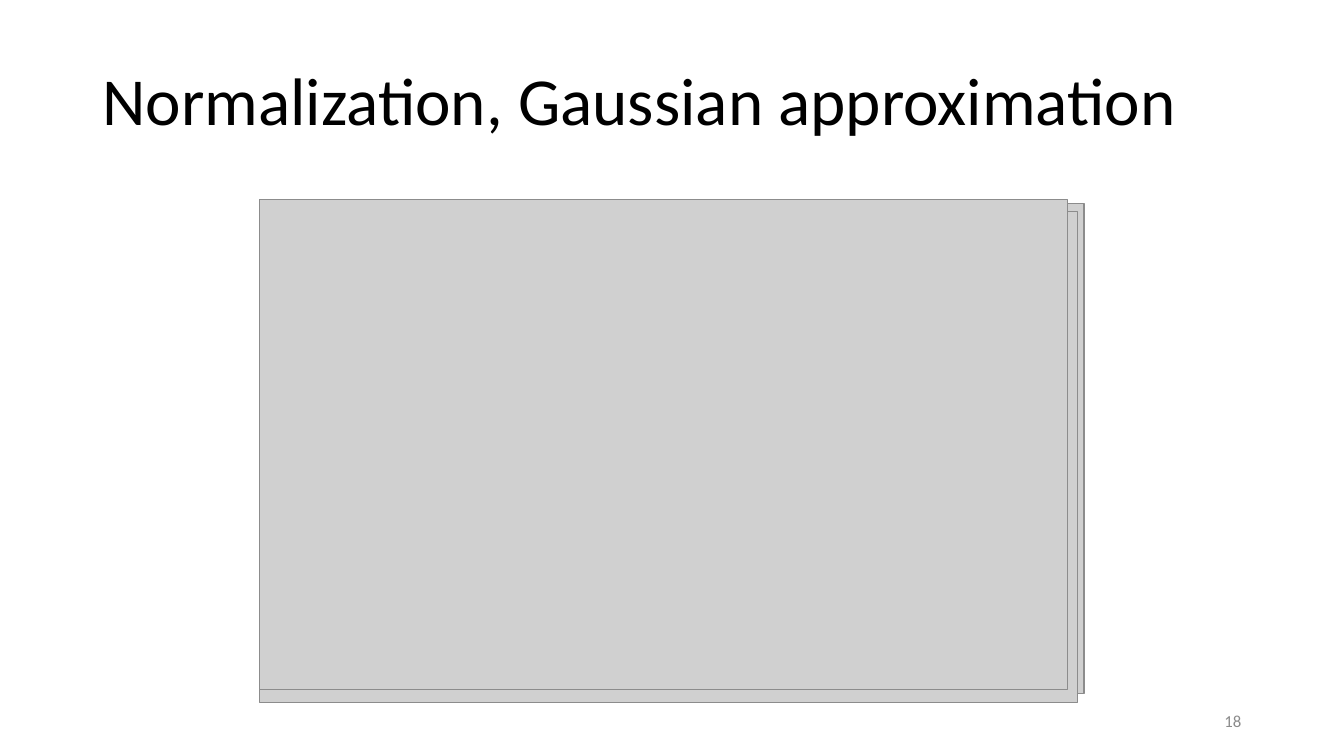
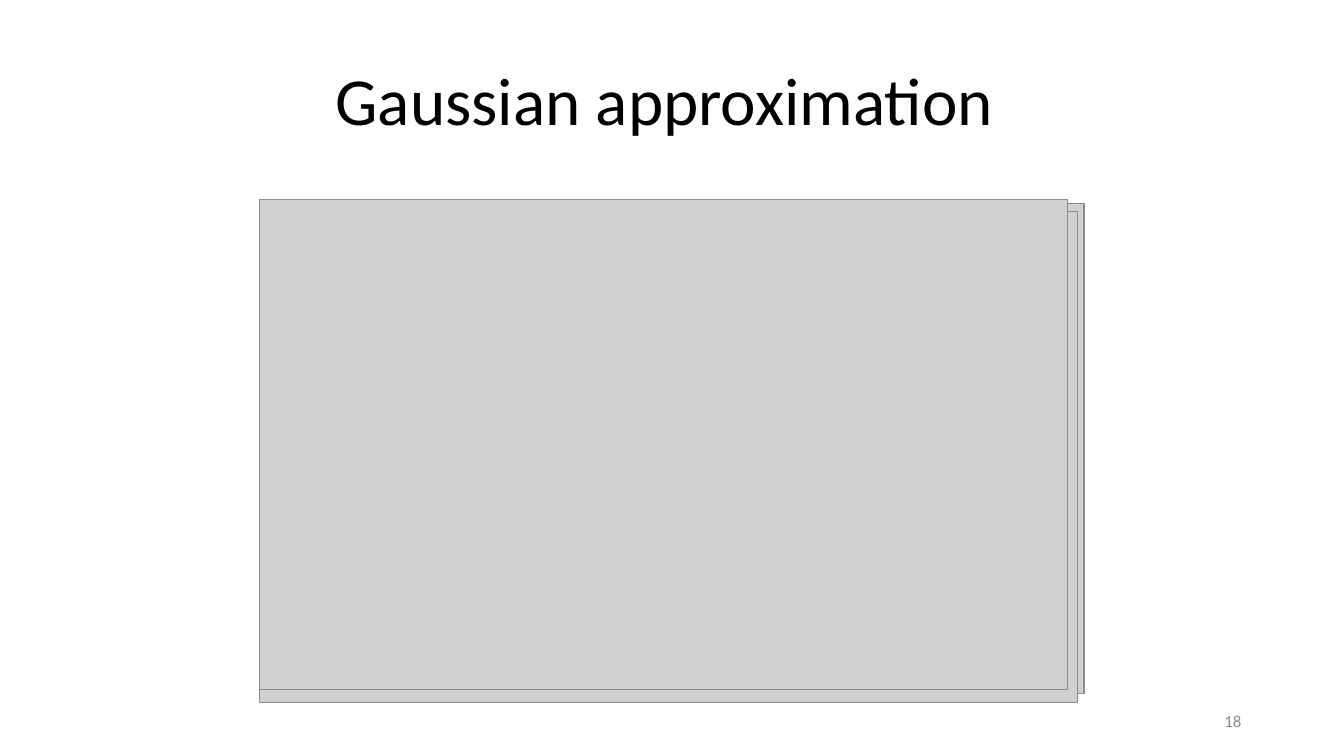
Before and after one commit to datascience-mobi-2022/2022-topic-03-team-05, a slide deck: slide 18 of Project Proposal_temporary draft.pptx. Drawn at 1344x756 pixels with LibreOffice and Linux fonts; fonts in the diff are those of the drawing; grey boxes stand for pictures. Boxes give left, top, right and bottom in pixels: in the first picture for what was removed or moved away, otherwise in the second. Text is boxed around its words. In the diff, an @@ line names an element or a change of style, - is before the commit and + after.

```diff
--- a/Project Proposal_temporary draft.pptx
+++ b/Project Proposal_temporary draft.pptx
@@ title at <box>335,78,993,136</box>: text changed @@
-Normalization, Gaussian approximation
+Gaussian approximation
```
Also in this commit, not shown: 1 slide added.
